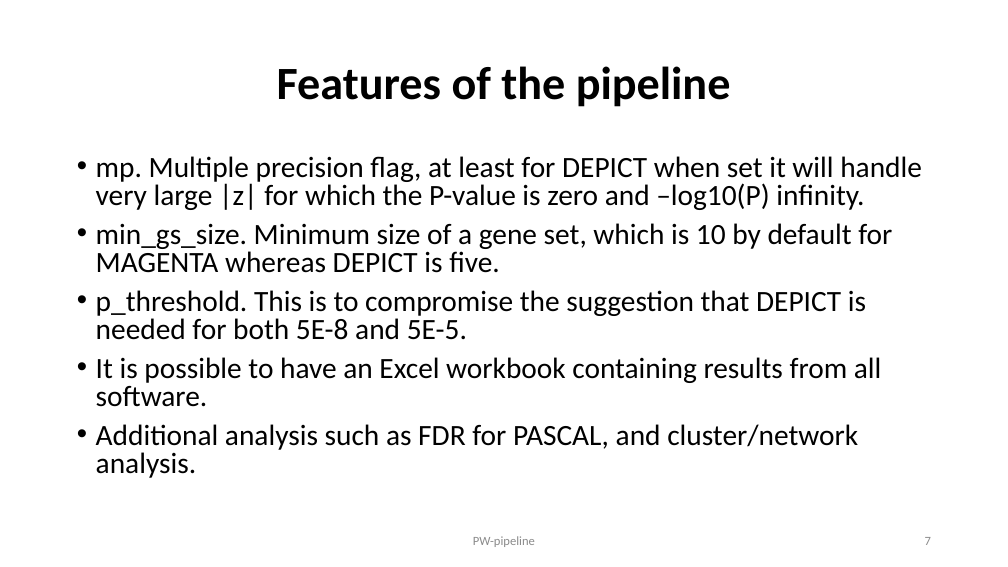
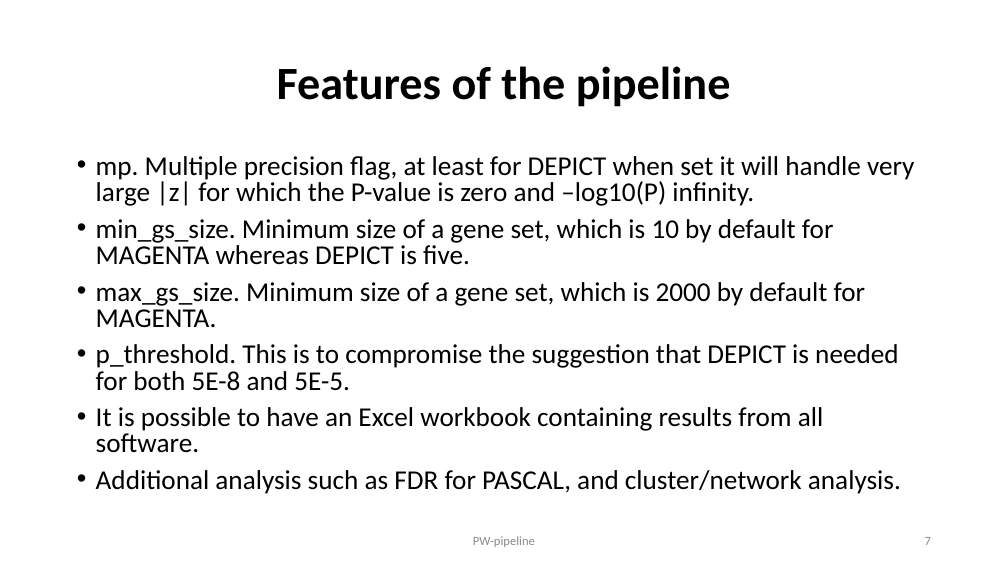
Before and after one commit to jinghuazhao/PW-pipeline, a slide deck: slide 7 of README.pptx. Drawn at 1008x567 pixels with LibreOffice and Linux fonts; fonts in the diff are those of the drawing. Boxes give left, top, right and bottom in pixels: in the first picture for what was removed or moved away, otherwise in the second. Text is boxed around its words. In the diff, an @@ line names an element or a change of style, - is before the commit and + after.

Commit message:
README

```diff
--- a/README.pptx
+++ b/README.pptx
@@ text at <box>96,156,914,494</box>: size 28 to 25.9 pt in "mp. Multiple precision flag, at least for ...", "min_gs_size. Minimum size of a gene set, ...", "p_threshold. This is to compromise the suggestion ...", "It is possible to have an Excel ..." and 1 more places @@
@@ text at <box>96,282,866,328</box>: paragraph added @@
+• max_gs_size. Minimum size of a gene set, which is 2000 by default for MAGENTA.
```
